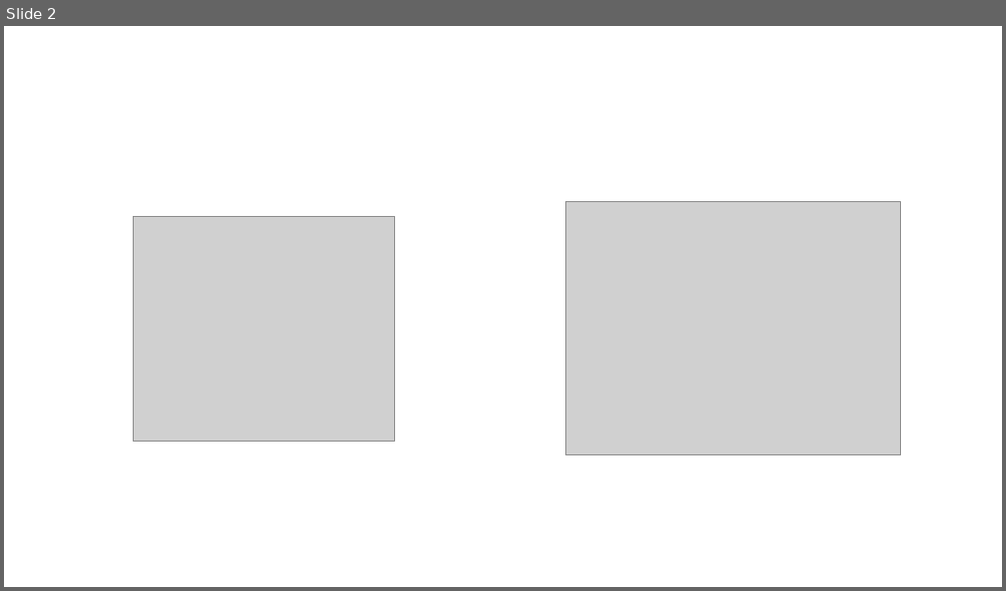
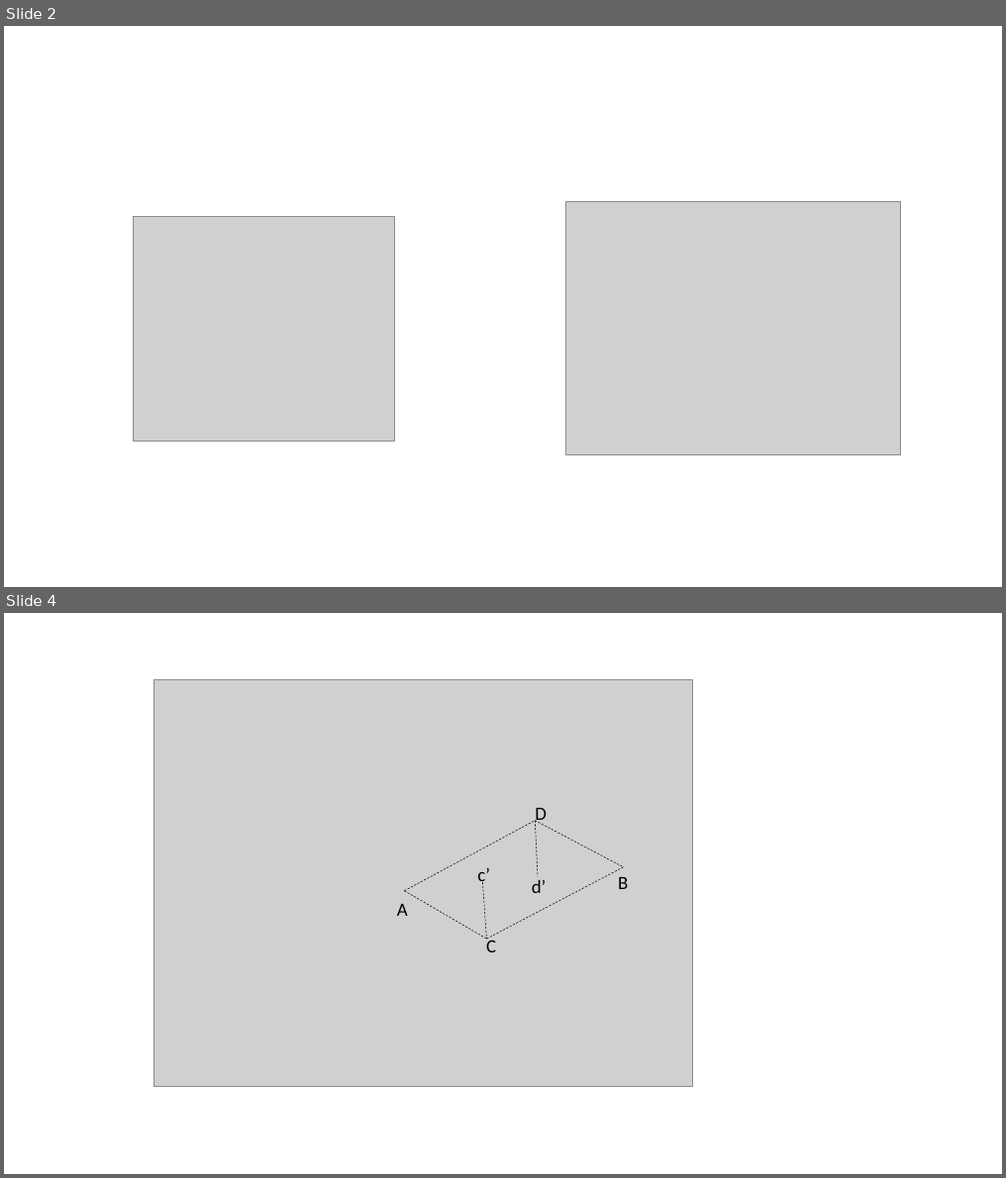
Before and after one commit to Grdbldr/MUT_Source, a slide deck: Docs/User's Guide/Imagery/ControlVolumes.pptx. Shown one above the other, each under a label of ours: slide 2 before the commit, slides 2 and 4 after it; the slides between them are not shown. The pictures are 1006x591 and 1006x1178 pixels, drawn with LibreOffice and Linux fonts; fonts in the diff are those of the drawing; grey boxes stand for pictures. Boxes give left, top, right and bottom in pixels: in the first picture for what was removed or moved away, otherwise in the second. Text is boxed around its words. In the diff, an @@ line names an element or a change of style, - is before the commit and + after.

```diff
--- a/Docs/User's Guide/Imagery/ControlVolumes.pptx
+++ b/Docs/User's Guide/Imagery/ControlVolumes.pptx
@@ slide 4 added at (4,613,1002,1174), background #FFFFFF @@
@@ picture added at (153,679,692,1087) @@
@@ line added from (405, 891) to (535, 820), #000000 0.5 pt dashed @@
@@ text added at (535,808,547,825), 18 pt, text #000000 @@
+D
@@ line added from (535, 820) to (624, 867), #000000 0.5 pt dashed @@
@@ line added from (535, 820) to (538, 876), #000000 0.5 pt dashed @@
@@ text added at (477,868,490,887), 18 pt, text #000000 @@
+c’
@@ line added from (487, 939) to (624, 867), #000000 0.5 pt dashed @@
@@ text added at (618,877,628,889), 18 pt, text #000000 @@
+B
@@ text added at (397,904,408,916), 18 pt, text #000000 @@
+A
@@ line added from (405, 891) to (487, 939), #000000 0.5 pt dashed @@
@@ line added from (482, 882) to (487, 939), #000000 0.5 pt dashed @@
@@ text added at (532,880,547,893), 18 pt, text #000000 @@
+d’
@@ text added at (486,937,496,953), 18 pt, text #000000 @@
+C
```
Also in this commit, not shown: 1 other slide added, 1 slide removed, 14 other files.
